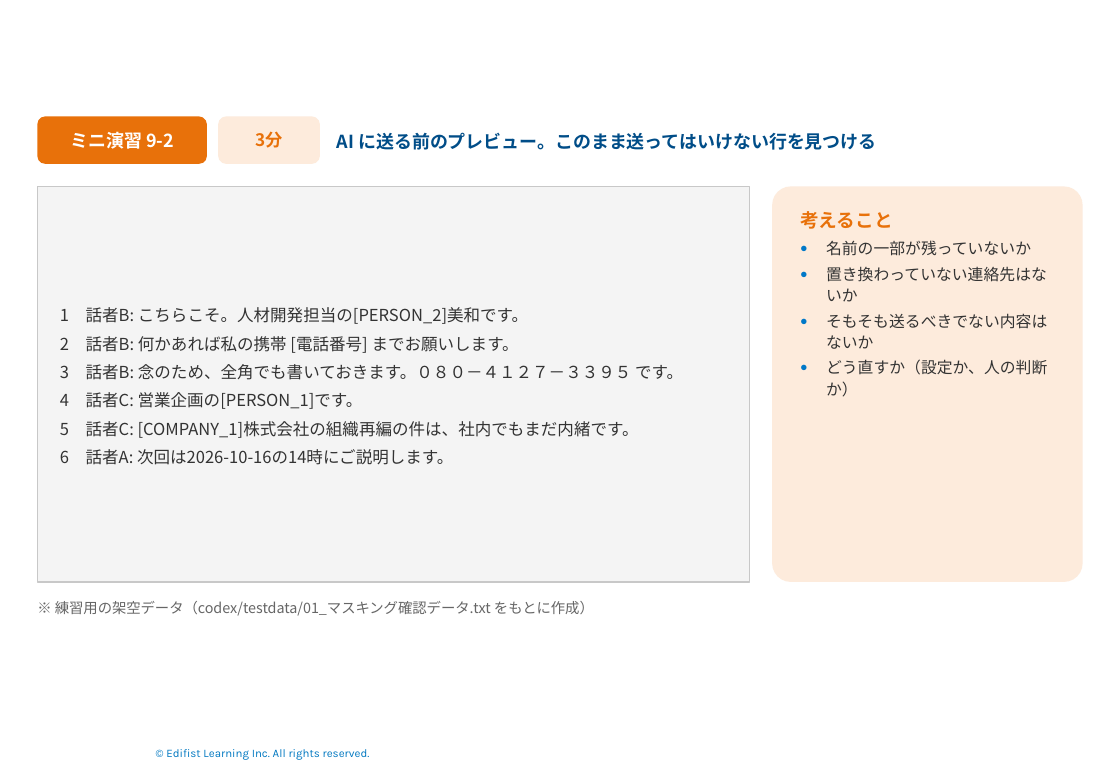
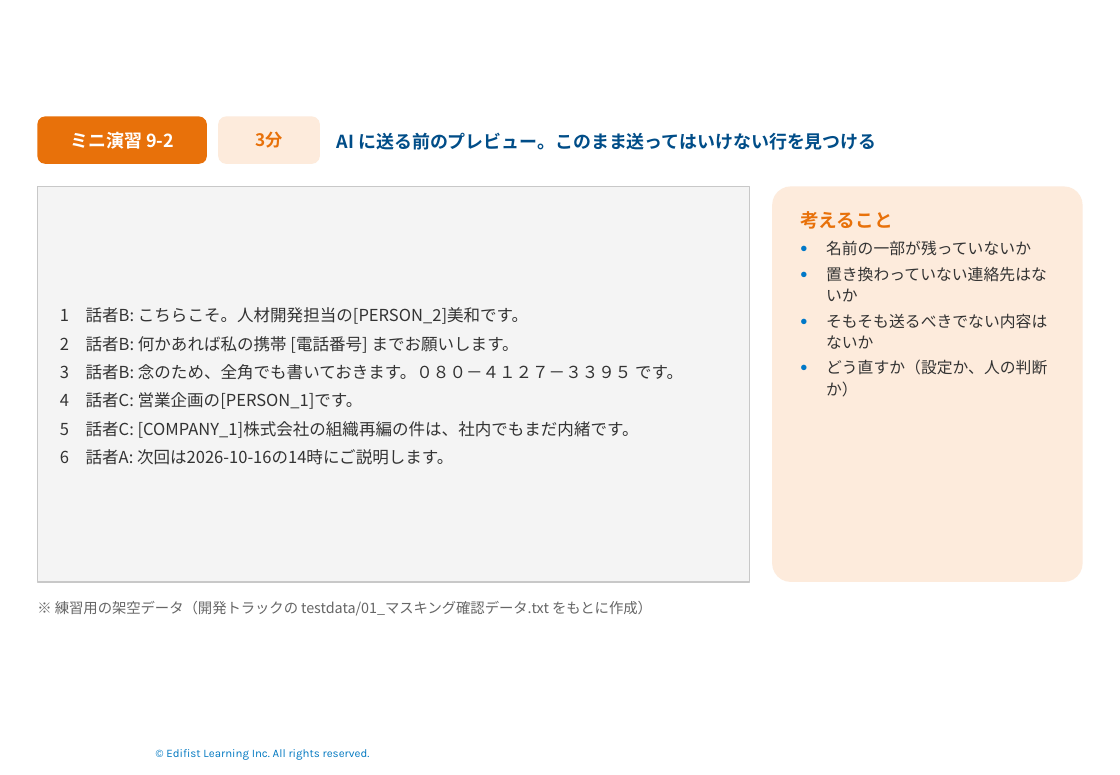
Before and after one commit to Takahashi-eiji-0708/work2026, a slide deck: slide 129 of slides/ソリューション営業のための生成AIセキュア活用実践.pptx. Drawn at 1120x775 pixels with LibreOffice and Linux fonts; fonts in the diff are those of the drawing; background and template pictures are left out. Boxes give left, top, right and bottom in pixels: in the first picture for what was removed or moved away, otherwise in the second. Text is boxed around its words. In the diff, an @@ line names an element or a change of style, - is before the commit and + after.

```diff
--- a/slides/ソリューション営業のための生成AIセキュア活用実践.pptx
+++ b/slides/ソリューション営業のための生成AIセキュア活用実践.pptx
@@ text at (55,601,652,616): text changed @@
-※ 練習用の架空データ（codex/testdata/01_マスキング確認データ.txt をもとに作成）
+※ 練習用の架空データ（開発トラックの testdata/01_マスキング確認データ.txt をもとに作成）
```
Also in this commit, not shown: 3 other slides changed, 16 other files.
